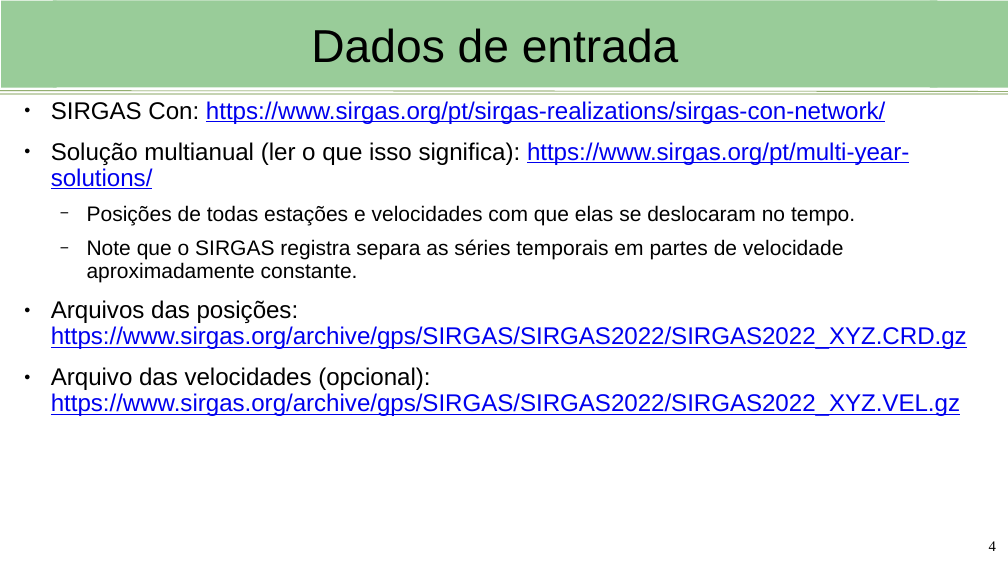
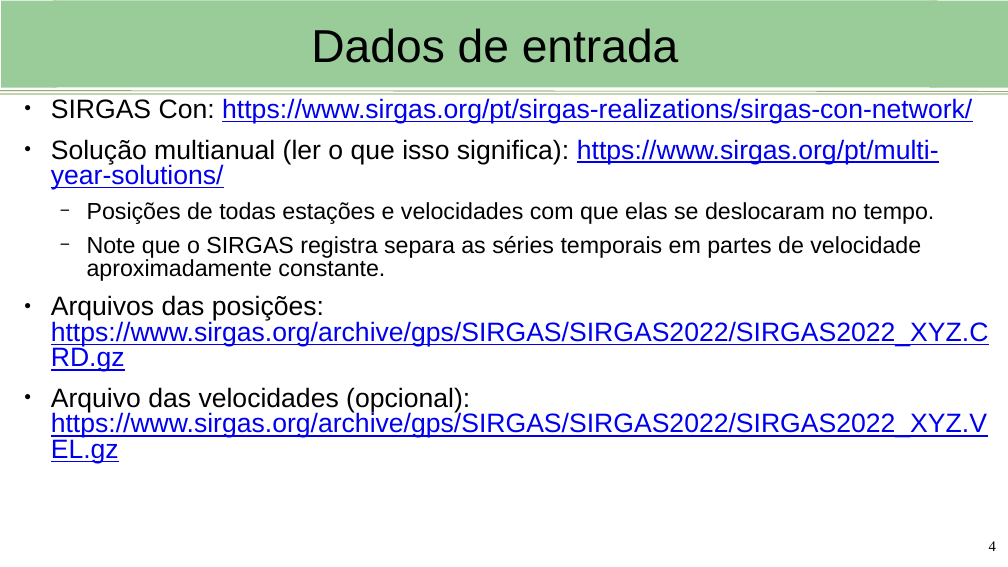
Before and after one commit to albenyfjaa/progcart, a slide deck: slide 4 of projeto_2_geopandas/docs/projeto2.pptx. Drawn at 1008x567 pixels with LibreOffice and Linux fonts; fonts in the diff are those of the drawing; background and template pictures are left out. Boxes give left, top, right and bottom in pixels: in the first picture for what was removed or moved away, otherwise in the second. Text is boxed around its words. In the diff, an @@ line names an element or a change of style, - is before the commit and + after.

```diff
--- a/projeto_2_geopandas/docs/projeto2.pptx
+++ b/projeto_2_geopandas/docs/projeto2.pptx
@@ text "SIRGAS Con: https://www.sirgas.org/pt/sirgas-realizations/si ..." at (51,98,989,438): size 22.9 to 25.3 pt in "SIRGAS Con: https://www.sirgas.org/pt/sirgas-realizations/si ...", "Solução multianual (ler o que isso significa): ...", "Arquivos das posições: https://www.sirgas.org/archive/gps/SI ...", "Arquivo das velocidades (opcional): https://www.sirgas.org/a ..."; size 20.1 to 22.2 pt in "Posições de todas estações e velocidades com ...", "Note que o SIRGAS registra separa as ..."; line spacing 0.9 to 0.8 @@
```
Also in this commit, not shown: 2 other slides changed, 6 other files.
